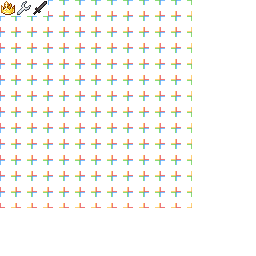
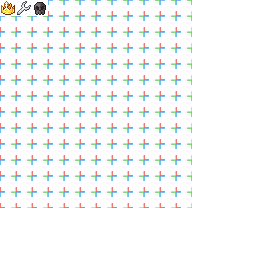
Comparing the layer stacks of the two (256, 256) images. Changes:
hid "metallic_netherite" (1st of 2) over [33, 1, 47, 15]
added layer "metallic_netherite" (2nd of 2) above "da grid that gets decreased and finally deleted over time" over [34, 2, 46, 15]
